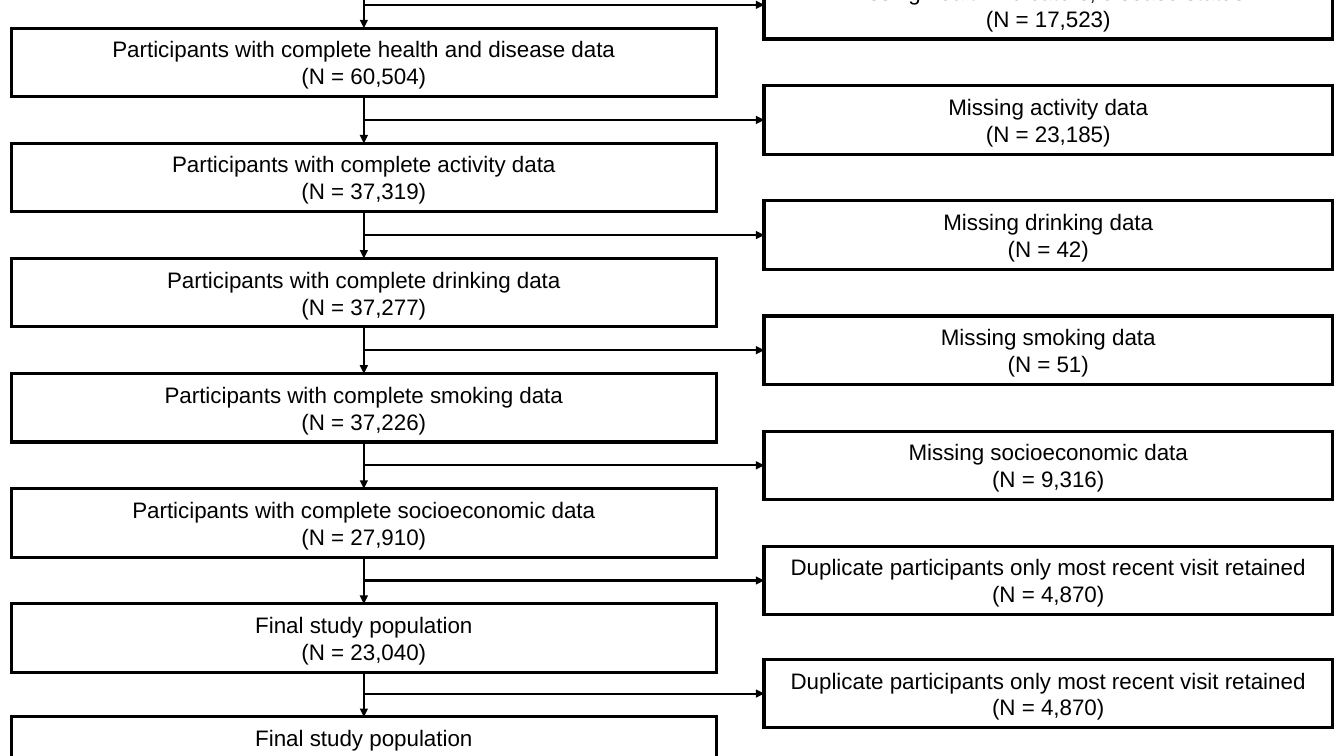
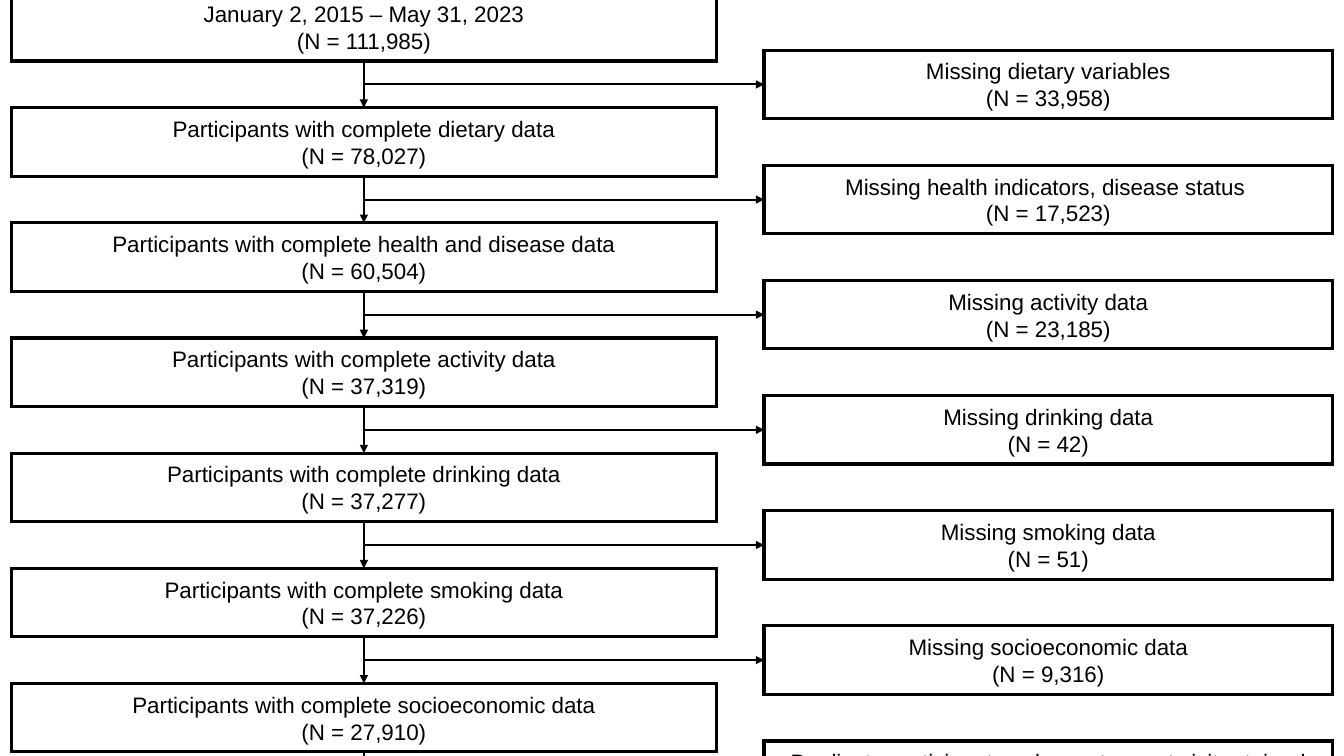
Before and after one commit to HeejeongH/Network, a slide deck: slide 1 of population flowchart.pptx. Drawn at 1344x756 pixels with LibreOffice and Linux fonts; fonts in the diff are those of the drawing. Boxes give left, top, right and bottom in pixels: in the first picture for what was removed or moved away, otherwise in the second. Text is boxed around its words. In the diff, an @@ line names an element or a change of style, - is before the commit and + after.

```diff
--- a/population flowchart.pptx
+++ b/population flowchart.pptx
@@ rectangle added at box(11, 0, 716, 62), fill #FFFFFF, outline #000000 2.25 pt, 16 pt, text #000000 @@
+January 2, 2015 – May 31, 2023
+(N = 111,985)
@@ rectangle added at box(764, 50, 1333, 119), fill #FFFFFF, outline #000000 2.25 pt, 16 pt, text #000000 @@
+Missing dietary variables
+(N = 33,958)
@@ arrow moved from (364, 581) - (764, 581) to (364, 85) - (764, 85) @@
@@ arrow moved from (364, 673) - (364, 717) to (364, 62) - (364, 108) @@
@@ rectangle added at box(11, 108, 716, 176), fill #FFFFFF, outline #000000 2.25 pt, 16 pt, text #000000 @@
+Participants with complete dietary data
+(N = 78,027)
@@ arrow moved from (364, 0) - (364, 28) to (364, 176) - (364, 223) @@
@@ 11 rectangles, 9 arrows: place and size @@
-11 rectangles, 9 arrows at box(11, 0, 1333, 615)
+11 rectangles, 9 arrows at box(11, 165, 1333, 756)
@@ group removed at box(11, 604, 1333, 756): 3 rectangles, 1 arrow @@
-Final study population
-(N = 23,040)
-Final study population
-(N = 23,040)
-Duplicate participants only most recent visit retained
-(N = 4,870)
@@ arrow moved from (364, 558) - (364, 604) to (364, 752) - (364, 756) @@
```
Also in this commit, not shown: 20 other files.
